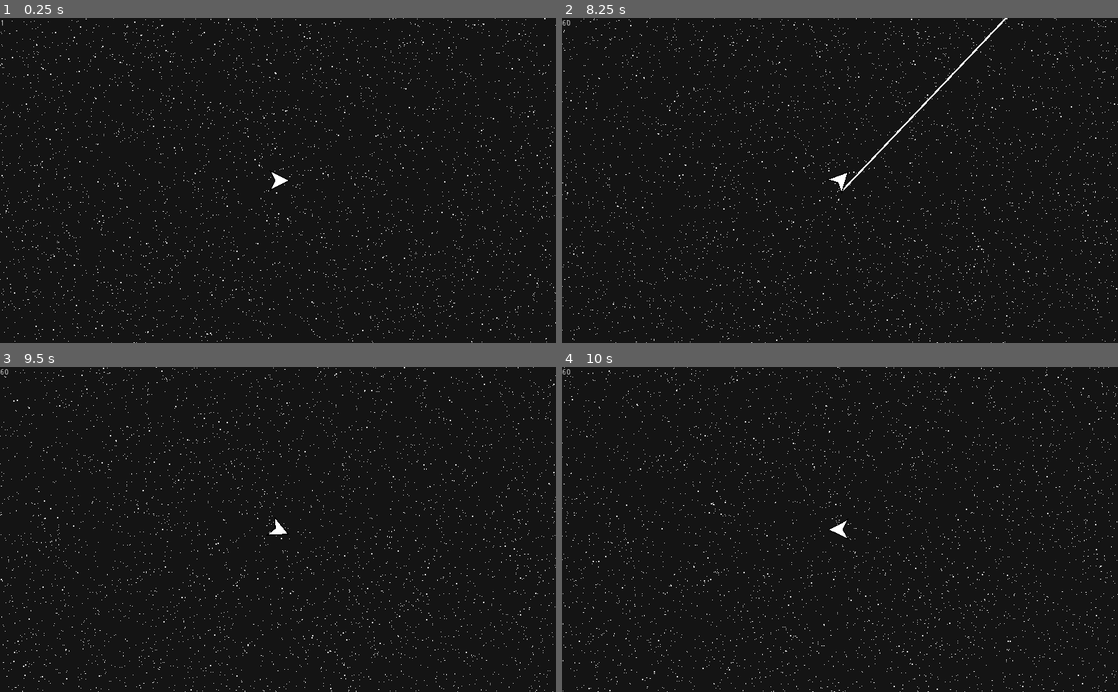
Above: before the commit, frames 1-4 (two rows, left to right).
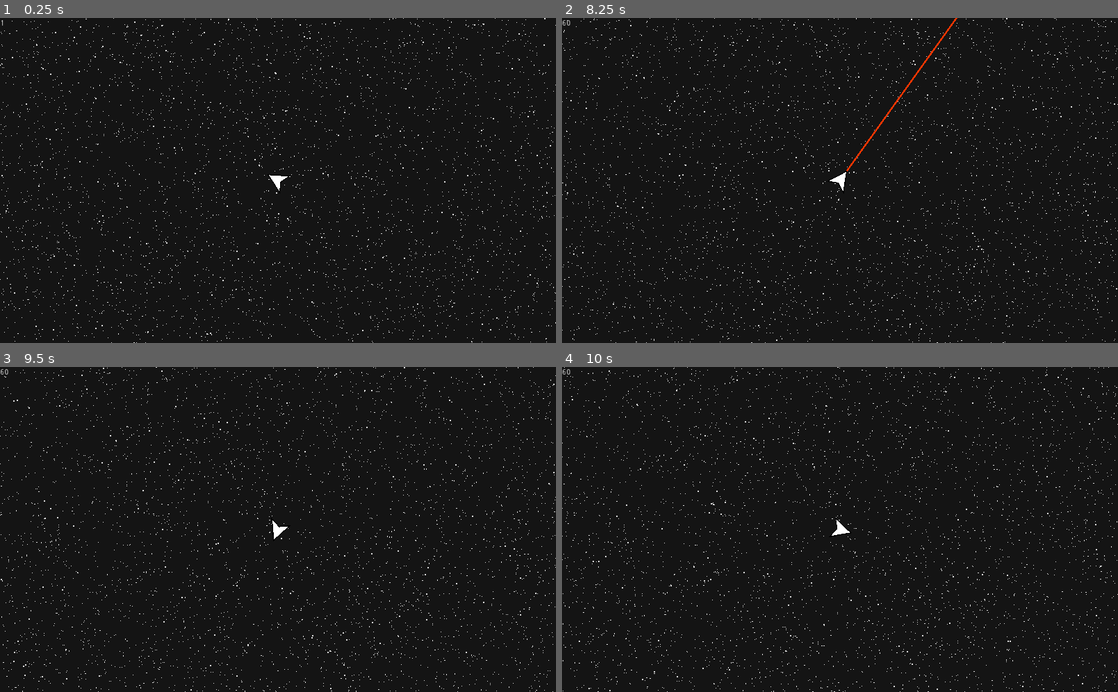
Above: after the commit, the same moments.

Repository: Jellonator/04-Space-Shooter
Game: Godot game, scene res://World/Game.tscn
The game is run twice, just before and just after one commit, with the same random seed, the same clock (stepped at 60 frames per second) and the same inputs.
Inputs (mouse positions are in pixels of both pictures, inside the frame that each line leads up to):
- Up to frame 1 (0.25 s): no input
- Up to frame 2 (8.25 s): tap Enter at 0.5 s; move the mouse to (962, 164) at 0.52 s; hold D (move_right) 0.53-1.28 s; hold Shift (action_shoot) 0.53-1.28 s; move the mouse to (728, 196) at 1.27 s; hold S (move_down) 1.28-2.03 s; tap Down (look_down) at 1.35 s; move the mouse to (895, 109) at 2.02 s; hold D (move_right) 2.03-2.78 s; hold Left (look_left) 2.03-2.78 s; move the mouse to (812, 245) at 2.77 s; hold W (move_up) 2.78-3.53 s; tap Right (look_right) at 2.85 s; move the mouse to (1006, 229) at 3.52 s; hold Up (look_up) 3.53-4.28 s; hold A (move_left) 3.53-5.03 s; move the mouse to (673, 131) at 4.27 s; tap Shift (action_shoot) at 4.35 s; move the mouse to (867, 180) at 5.02 s; hold S (move_down) 5.03-5.78 s; hold Down (look_down) 5.03-5.78 s; move the mouse to (756, 99) at 5.77 s; hold D (move_right) 5.78-6.53 s; tap Left (look_left) at 5.85 s; move the mouse to (962, 164) at 6.52 s; hold W (move_up) 6.53-7.28 s; hold Right (look_right) 6.53-7.28 s; move the mouse to (728, 196) at 7.27 s; hold D (move_right) 7.28-8.03 s; tap Up (look_up) at 7.35 s; move the mouse to (895, 109) at 8.02 s; hold S (move_down) from 8.03 s (still down); hold Shift (action_shoot) from 8.03 s (still down)
- Up to frame 3 (9.5 s): move the mouse to (250, 594) at 8.77 s; release S (move_down) at 8.78 s; release Shift (action_shoot) at 8.78 s; hold A (move_left) from 8.78 s (still down); tap Down (look_down) at 8.85 s
- Up to frame 4 (10 s): move the mouse to (1006, 578) at 9.52 s; release A (move_left) at 9.53 s; hold W (move_up) from 9.53 s (still down); hold Left (look_left) from 9.53 s (still down)

The runs differ from the first frame. In frame 1, less than 0.1% of the frame differs, in the area x 48-52%, y 47-54%; in frame 2, 0.4%, in the area x 48-80%, y 0-54%; in frame 3, less than 0.1%; in frame 4, less than 0.1%.

Commit message:
Small tweaks to starrenderer

Diff:
--- a/Object/Player/Player.gd
+++ b/Object/Player/Player.gd
@@ -3,7 +3,7 @@
 const FRICTION := 400
 const ACCELERATION := 400
 const MAX_SPEED := 800
-const SHOTS_PER_SECOND := 10.0
+const SHOTS_PER_SECOND := 6.0
 
 enum ControlType {MOUSE, KEYBOARD}
 
@@ -11,11 +11,11 @@
 onready var node_left := $LeftPos
 onready var node_right := $RightPos
 
-var look_type = ControlType.KEYBOARD
+var look_type = ControlType.MOUSE
 var shot_timer := 0.0
 var velocity := Vector2(0, 0)
 var shoot_i = 0
-onready var shoot_locations = [node_left, node_right]
+onready var shoot_locations = [node_front]
 
 func _physics_process(delta):
 	var ivector := Vector2(0, 0)
--- a/Util/StarRenderer.shader
+++ b/Util/StarRenderer.shader
@@ -1,7 +1,7 @@
 shader_type particles;
+render_mode keep_data;
 
 uniform vec2 offset;
-uniform bool do_restart;
 
 float rand_from_seed(inout uint seed) {
 	int k;
--- a/Util/StarRenderer.tscn
+++ b/Util/StarRenderer.tscn
@@ -3,10 +3,9 @@
 [ext_resource path="res://Util/StarRenderer.gd" type="Script" id=1]
 [ext_resource path="res://Util/StarRenderer.shader" type="Shader" id=2]
 
-[sub_resource type="ShaderMaterial" id=2]
+[sub_resource type="ShaderMaterial" id=1]
 shader = ExtResource( 2 )
 shader_param/offset = Vector2( 1, 0 )
-shader_param/do_restart = null
 
 [node name="StarRenderer" type="Node2D"]
 z_index = -2
@@ -22,6 +21,7 @@
 [node name="Particles2D" type="Particles2D" parent="ParallaxBackground/ParallaxLayer"]
 scale = Vector2( 10, 1 )
 amount = 4096
-lifetime = 0.01
+lifetime = 2.14748e+09
+explosiveness = 1.0
 visibility_rect = Rect2( 0, 0, 1024, 600 )
-process_material = SubResource( 2 )
+process_material = SubResource( 1 )
